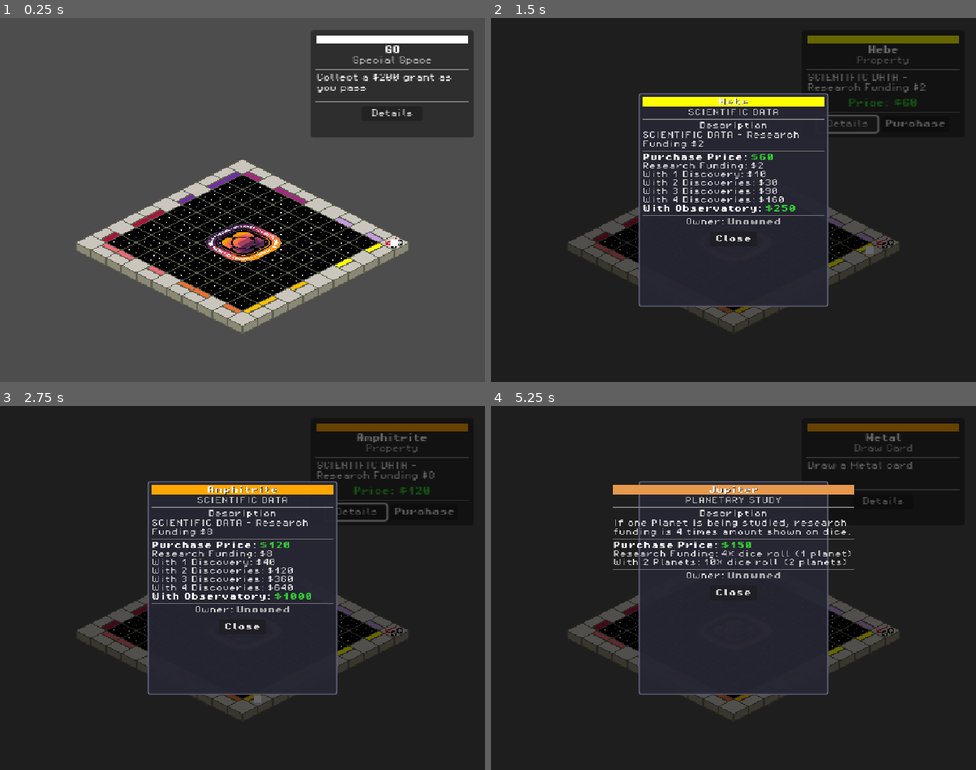
Above: before the commit, frames 1-4 (two rows, left to right).
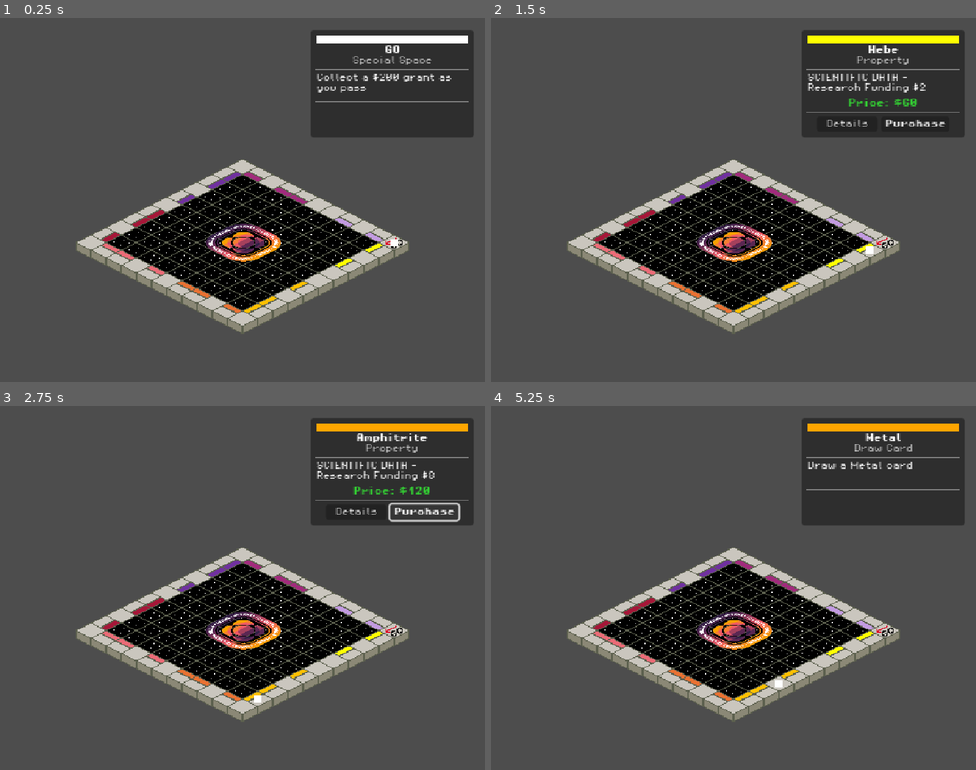
Above: after the commit, the same moments.

Repository: MissionToPsyche-Platinum/platinum_24d_game_psycheopoly-psb
Game: Godot game, scene res://scenes/GameBoard.tscn
Two runs of this game, one before a commit and one after it. Both use one fixed random seed, a clock stepped at 60 frames per second and the inputs below.
Inputs (mouse positions are in pixels of both pictures, inside the frame that each line leads up to):
- Up to frame 1 (0.25 s): no input
- Up to frame 2 (1.5 s): click (883, 112) at 0.5 s, where only the run before the commit has a clickable "Details"; tap Enter at 1.25 s; hold Right from 1.28 s (still down)
- Up to frame 3 (2.75 s): tap Space at 1.52 s; release Right at 2 s; click "Purchase" at 2 s
- Up to frame 4 (5.25 s): tap Space at 2.75, 3.02, 4.25, 4.52 s; hold Left 2.78-3.53 s; tap Enter at 3.5, 5 s; hold Right 3.53-5.03 s; hold Left from 5.03 s (still down)

The runs differ from the first frame. In frame 1, less than 0.1% of the frame differs, in the area x 76-86%, y 25-27%; in frame 2, 97%; in frame 3, 98%; in frame 4, 98%, in the area x 0-100%, y 0-100%.

Commit message:
feat: update space display to conditionally show details button for specific space types

Diff:
--- a/scripts/core/space_info_panel.gd
+++ b/scripts/core/space_info_panel.gd
@@ -85,6 +85,10 @@
 		price_label.visible = false
 		purchase_button.visible = false
 
+	# Show details button only for properties (property, instrument, planet)
+	var has_details: bool = space_info.type in ["property", "instrument", "planet"]
+	details_button.visible = has_details
+
 	# Set color bar
 	if space_info.has("color"):
 		color_bar.color = space_info.color
